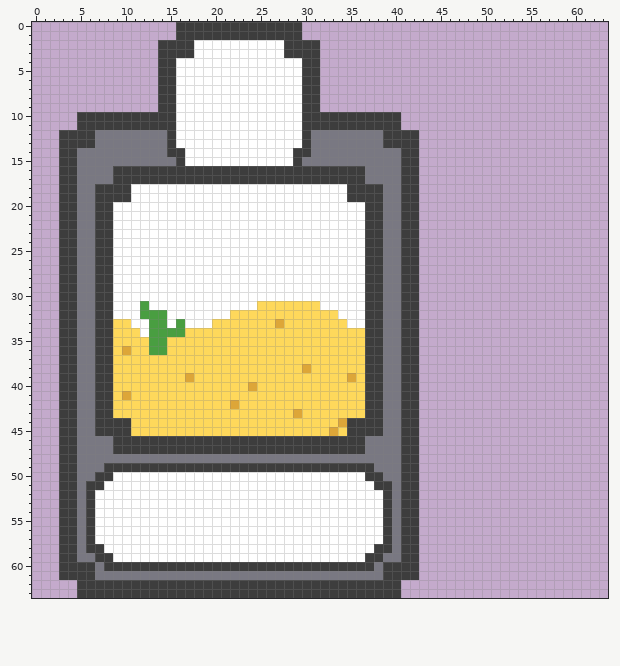
A pixel-art sprite gets an edit: src/images/card-desert.png. Above: the version before the commit.
The file is 64x64 pixels. The old version is drawn lined up with the new one.
The result:
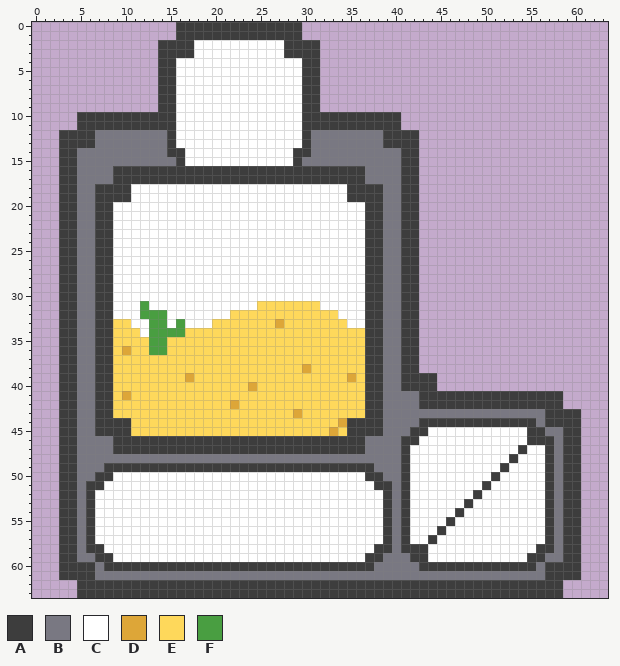
Palette (. is transparent): A #3d3d3d  B #797882  C #ffffff  D #dda638  E #fed85b  F #499e41
From the commit log: add maximum value per cards
Diff:
whole drawing moved by -9,+0 (the old picture is shown already moved)
Colour A is added in rows 39 to 40 at x 43 to 44; in rows 41 to 42 at x 43 to 58; in row 43 at x 57 to 60; in row 44 at x 43 to 55 and 57 to 60; in row 45 at x 43, 55 to 56 and 59 to 60; in row 46 at x 55 to 57 and 59 to 60.
Colour A is added in row 47 at x 54, 57 and 59 to 60; in row 48 at x 53, 57 and 59 to 60; in row 49 at x 52, 57 and 59 to 60; in row 50 at x 51, 57 and 59 to 60; in row 51 at x 50, 57 and 59 to 60; in row 52 at x 49, 57 and 59 to 60.
Colour A is added in row 53 at x 48, 57 and 59 to 60; in row 54 at x 47, 57 and 59 to 60; in row 55 at x 46, 57 and 59 to 60; in row 56 at x 45, 57 and 59 to 60; in row 57 at x 44, 57 and 59 to 60; in row 58 at x 43, 56 to 57 and 59 to 60.
Colour A is added in row 59 at x 43, 55 to 56 and 59 to 60; in row 60 at x 43 to 55 and 57 to 60; in row 61 at x 57 to 60; in rows 62 to 63 at x 41 to 58.
Colour B is added in row 43 at x 43 to 56; in row 44 at x 56; in row 45 at x 57 to 58; in rows 46 to 58 at x 58; in row 59 at x 57 to 58; in row 60 at x 56.
Colour B is added in row 61 at x 43 to 56.
Colour B replaces colour A in rows 41 to 44 at x 41 to 42; in row 45 at x 41; in row 59 at x 41; in rows 60 to 61 at x 39 to 42.
Colour C is added in row 45 at x 44 to 54; in row 46 at x 43 to 54; in row 47 at x 43 to 53 and 55 to 56; in row 48 at x 43 to 52 and 54 to 56; in row 49 at x 43 to 51 and 53 to 56; in row 50 at x 43 to 50 and 52 to 56.
Colour C is added in row 51 at x 43 to 49 and 51 to 56; in row 52 at x 43 to 48 and 50 to 56; in row 53 at x 43 to 47 and 49 to 56; in row 54 at x 43 to 46 and 48 to 56; in row 55 at x 43 to 45 and 47 to 56; in row 56 at x 43 to 44 and 46 to 56.
Colour C is added in row 57 at x 43 and 45 to 56; in row 58 at x 44 to 55; in row 59 at x 44 to 54.
Colour C replaces colour A in rows 47 to 57 at x 42.
